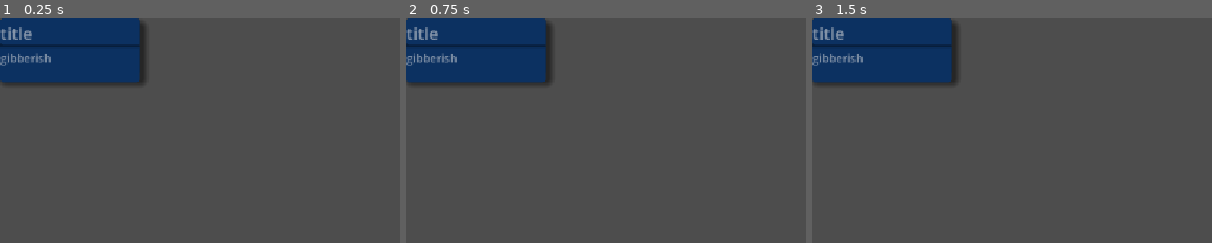
Above: before the commit, frames 1-3 (left to right).
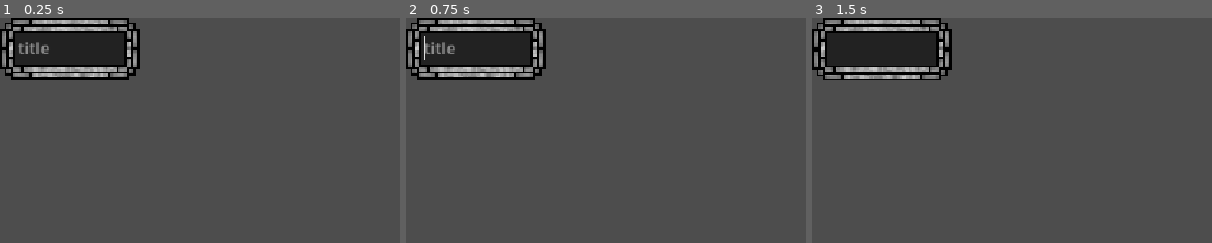
Above: after the commit, the same moments.

Repository: Toasterhog/Nodeweb
Game: Godot game, scene res://papperthings/box/box.tscn
Two runs of this game, one before a commit and one after it. Both use one fixed random seed, a clock stepped at 60 frames per second and the inputs below. This scene is started directly instead of the project's main scene.
Inputs (mouse positions are % of the whole screen's width and height, from its top left):
- Up to frame 1 (0.25 s): no input
- Up to frame 2 (0.75 s): tap Enter at 0.5 s; drag from (9, 6) to (60, 28) at 0.52 s
- Up to frame 3 (1.5 s): tap Space at 1.25 s; drag from (30, 55) to (45, 70) at 1.27 s
The pictures show only the part of the screen within x 0-50%, y 0-50%; the shares and areas given below are measured in that part.

The runs differ from the first frame. In frame 1, 11% of the frame differs, in the area x 0-37%, y 0-30%; in frame 2, 11%; in frame 3, 11%.
Error in both runs: Cannot call method 'get_children' on a null value. (res://papperthings/box/box.gd:158)

Commit message:
box texture
Change box appearance
texture
no separator

Diff:
--- a/papperthings/box/LineEdit.tres
+++ b/papperthings/box/LineEdit.tres
@@ -5,4 +5,3 @@
 border_color = Color(0.0923, 0.35997, 0.71, 1)
 corner_radius_top_left = 5
 corner_radius_top_right = 5
-corner_radius_bottom_left = 5
--- /dev/null
+++ b/papperthings/box/LineEdit_texture.tres
@@ -0,0 +1,13 @@
+[gd_resource type="StyleBoxTexture" load_steps=2 format=3 uid="uid://bjj81ehc027iq"]
+
+[ext_resource type="Texture2D" uid="uid://mxy4qg5n5uy2" path="res://papperthings/box/7ght6K.png" id="1_jb815"]
+
+[resource]
+texture = ExtResource("1_jb815")
+texture_margin_left = 46.0
+texture_margin_top = 45.0
+texture_margin_right = 46.0
+texture_margin_bottom = 45.0
+axis_stretch_horizontal = 1
+axis_stretch_vertical = 1
+region_rect = Rect2(195, 195, 186, 186)
--- /dev/null
+++ b/papperthings/box/TextEdit_texture.tres
@@ -0,0 +1,14 @@
+[gd_resource type="StyleBoxTexture" load_steps=2 format=3 uid="uid://cb3ytgp425pt6"]
+
+[ext_resource type="Texture2D" uid="uid://mxy4qg5n5uy2" path="res://papperthings/box/7ght6K.png" id="1_s5fhv"]
+
+[resource]
+texture = ExtResource("1_s5fhv")
+texture_margin_left = 21.0
+texture_margin_top = 21.0
+texture_margin_right = 22.0
+texture_margin_bottom = 21.0
+expand_margin_top = 28.0
+axis_stretch_horizontal = 1
+axis_stretch_vertical = 1
+region_rect = Rect2(579, 579, 187, 186)
--- a/papperthings/box/box.gd
+++ b/papperthings/box/box.gd
@@ -117,7 +117,7 @@
 
 func update_vbc_and_panel_size():
 	VBC.size = Vector2.ZERO
-	size = VBC.size
+	size = VBC.size + Vector2(50,50) #ATTENTION
 	middlepos = global_position + size/2
 	moved.emit()
 
--- a/papperthings/box/box.tscn
+++ b/papperthings/box/box.tscn
@@ -1,32 +1,25 @@
 [gd_scene load_steps=8 format=3 uid="uid://wfnqhd3r5fxx"]
 
+[ext_resource type="StyleBox" uid="uid://bjj81ehc027iq" path="res://papperthings/box/LineEdit_texture.tres" id="1_hwf1r"]
 [ext_resource type="Script" uid="uid://7gx01op71qhq" path="res://papperthings/box/box.gd" id="1_p41sv"]
-[ext_resource type="Theme" uid="uid://bja0qgixv3n7q" path="res://papperthings/box/box_theme.tres" id="2_hwf1r"]
-[ext_resource type="StyleBox" uid="uid://dy5xcm4jxhkpt" path="res://papperthings/box/TextEdit.tres" id="3_hwf1r"]
-
-[sub_resource type="StyleBoxFlat" id="StyleBoxFlat_wcjw6"]
-bg_color = Color(1, 1, 1, 1)
-corner_radius_top_left = 5
-corner_radius_top_right = 5
-corner_radius_bottom_right = 5
-corner_radius_bottom_left = 5
-shadow_color = Color(0, 0, 0, 0.501961)
-shadow_size = 10
-shadow_offset = Vector2(5, 10)
 
 [sub_resource type="RectangleShape2D" id="RectangleShape2D_t8o5h"]
 
+[sub_resource type="StyleBoxEmpty" id="StyleBoxEmpty_u8cex"]
+
 [sub_resource type="StyleBoxEmpty" id="StyleBoxEmpty_ryaet"]
+
+[sub_resource type="StyleBoxEmpty" id="StyleBoxEmpty_5xt5q"]
 
 [sub_resource type="StyleBoxEmpty" id="StyleBoxEmpty_wcjw6"]
 
 [node name="base" type="Panel"]
-self_modulate = Color(0.0299, 0.11661, 0.23, 1)
-custom_minimum_size = Vector2(200, 46)
-offset_right = 200.0
-offset_bottom = 93.0
+texture_filter = 1
+custom_minimum_size = Vector2(196, 87)
+offset_right = 196.0
+offset_bottom = 87.0
 focus_mode = 2
-theme_override_styles/panel = SubResource("StyleBoxFlat_wcjw6")
+theme_override_styles/panel = ExtResource("1_hwf1r")
 script = ExtResource("1_p41sv")
 
 [node name="Area2D" type="Area2D" parent="."]
@@ -39,21 +32,27 @@
 shape = SubResource("RectangleShape2D_t8o5h")
 
 [node name="VBoxContainer" type="VBoxContainer" parent="."]
-custom_minimum_size = Vector2(200, 0)
+texture_filter = 2
+custom_minimum_size = Vector2(0, 38)
 layout_mode = 1
-offset_right = 200.0
-offset_bottom = 38.0
+anchors_preset = -1
+anchor_right = 1.0
+anchor_bottom = 1.0
+offset_left = 25.0
+offset_top = 21.0
+offset_right = -25.0
+offset_bottom = -21.0
 mouse_filter = 2
 
 [node name="LineEdit" type="TextEdit" parent="VBoxContainer"]
 clip_contents = false
-custom_minimum_size = Vector2(200, 0)
+custom_minimum_size = Vector2(150, 0)
 layout_mode = 2
 size_flags_horizontal = 3
 focus_neighbor_bottom = NodePath("../TextEdit")
 mouse_filter = 1
-theme = ExtResource("2_hwf1r")
 theme_override_font_sizes/font_size = 24
+theme_override_styles/normal = SubResource("StyleBoxEmpty_u8cex")
 theme_override_styles/focus = SubResource("StyleBoxEmpty_ryaet")
 placeholder_text = "title"
 context_menu_enabled = false
@@ -64,12 +63,13 @@
 caret_blink = true
 
 [node name="TextEdit" type="TextEdit" parent="VBoxContainer"]
+visible = false
 clip_contents = false
 custom_minimum_size = Vector2(0, 50)
 layout_mode = 2
 focus_neighbor_top = NodePath("../LineEdit")
 mouse_filter = 1
-theme_override_styles/normal = ExtResource("3_hwf1r")
+theme_override_styles/normal = SubResource("StyleBoxEmpty_5xt5q")
 theme_override_styles/focus = SubResource("StyleBoxEmpty_wcjw6")
 placeholder_text = "gibberish"
 context_menu_enabled = false
--- /dev/null
+++ b/papperthings/box/panel.tres
@@ -0,0 +1,11 @@
+[gd_resource type="StyleBoxFlat" format=3 uid="uid://blp7qhy6v8txg"]
+
+[resource]
+bg_color = Color(1, 1, 1, 1)
+corner_radius_top_left = 5
+corner_radius_top_right = 5
+corner_radius_bottom_right = 5
+corner_radius_bottom_left = 5
+shadow_color = Color(0, 0, 0, 0.501961)
+shadow_size = 10
+shadow_offset = Vector2(5, 10)
--- a/scenes/second_main.tscn
+++ b/scenes/second_main.tscn
@@ -122,7 +122,7 @@
 custom_minimum_size = Vector2(31, 0)
 layout_mode = 2
 flat = true
-color = Color(0.0494, 0.19266, 0.38, 1)
+color = Color(0.854902, 0.458824, 0.145098, 1)
 
 [node name="Button" type="Button" parent="CanvasLayer/VBoxContainer/HBoxContainer2/ColorPickerButton"]
 layout_mode = 1
Binary file added: papperthings/box/7ght6K.png
Not shown, added: papperthings/box/7ght6K.png.import
